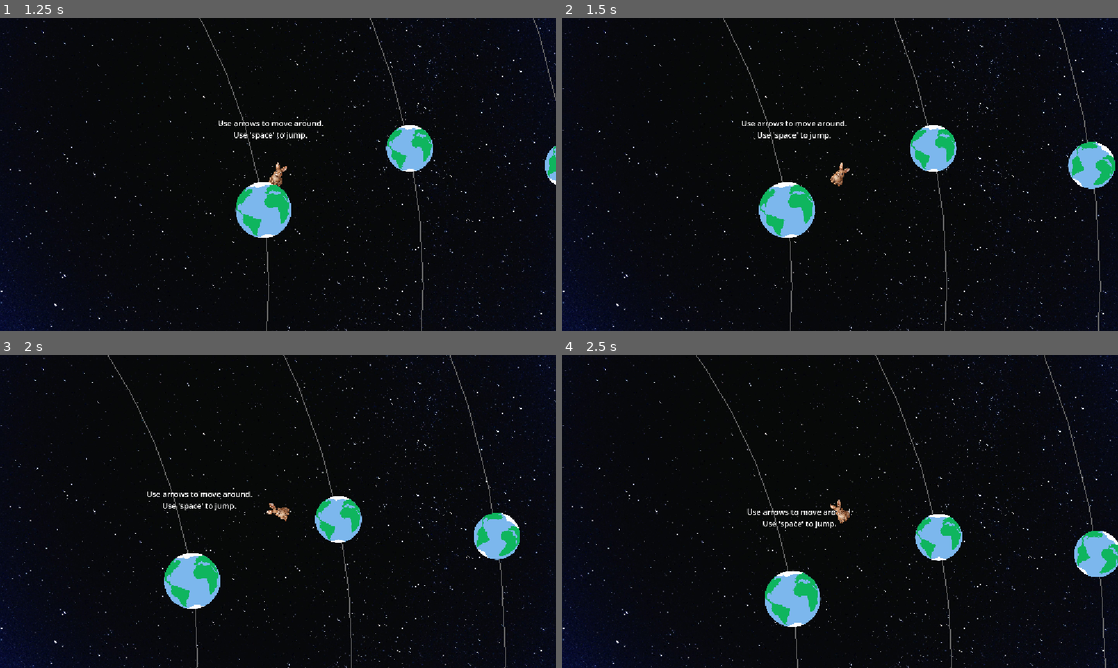
Above: before the commit, frames 1-4 (two rows, left to right).
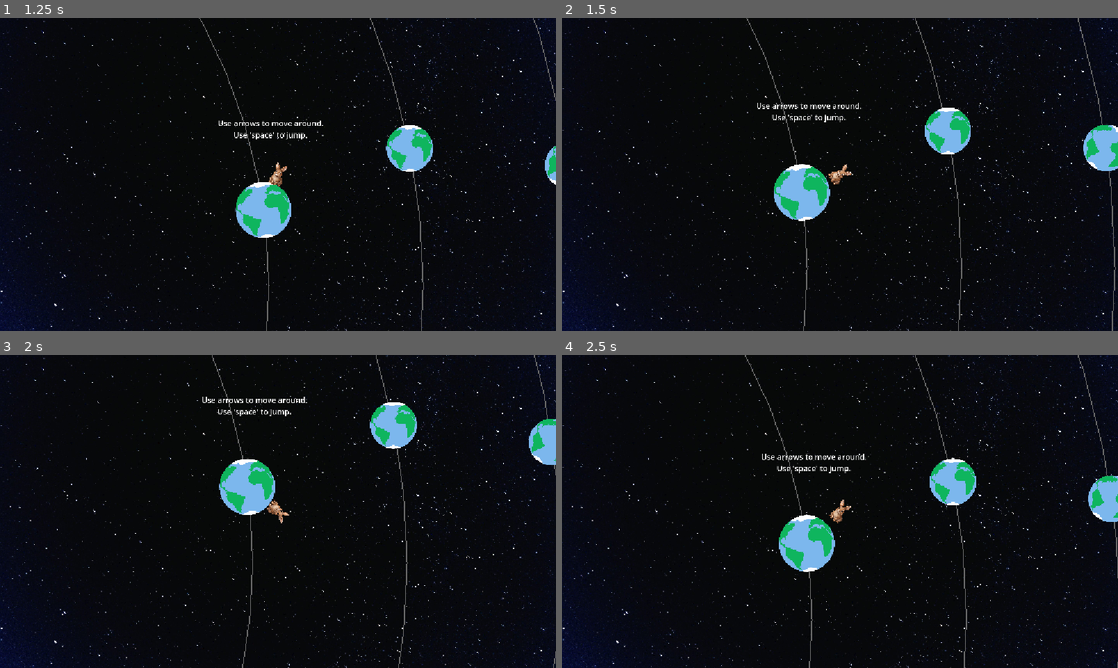
Above: after the commit, the same moments.

Repository: Dandandooo/planet-hopper
Game: Godot game, scene res://levels/main_menu.tscn
The game is run twice, just before and just after one commit, with the same random seed, the same clock (stepped at 60 frames per second) and the same inputs. Sound files missing from this copy of the repository are replaced by a short silence.
Inputs (mouse positions are in pixels of both pictures, inside the frame that each line leads up to):
- Up to frame 1 (1.25 s): click "New Game" at 0.5 s
- Up to frame 2 (1.5 s): tap E (radio) at 1.25 s; move the mouse to (962, 158) at 1.27 s; hold Right (right) from 1.28 s (still down); tap Space (jump) at 1.35 s; click (962, 158) at 1.42 s
- Up to frame 3 (2 s): keep holding Right (right); tap Space (jump) at 1.52, 1.82 s
- Up to frame 4 (2.5 s): tap E (radio) at 2, 2.1 s; move the mouse to (728, 527) at 2.02 s; release Right (right) at 2.03 s; hold Left (left) from 2.03 s (still down); tap Space (jump) at 2.27, 2.3 s

Frame 1 is identical in both runs. In frame 2, 6.1% of the frame differs, in the area x 29-100%, y 0-100%; in frame 3, 7.8%; in frame 4, 7.9%, in the area x 24-100%, y 0-100%.

Commit message:
added jump charge and bar to indicate

Diff:
--- a/components/wabbit.gd
+++ b/components/wabbit.gd
@@ -5,6 +5,15 @@
 @export_range(0, 1000, 50) var movespeed: float = 10
 @export_range(0, 1000, 50) var jumpspeed: float = 1000
 @export_range(0, 10, 1) var grav_strength: float = 3
+
+@export_range(0, 2000, 50) var jump_min: float = 300
+@export_range(0, 2000, 50) var jump_max: float = 1600
+@export var jump_charge_time: float = 1  # seconds to reach full power
+
+
+
+var is_charging_jump: bool = false
+var jump_charge: float = 0.0  # 0..jump_charge_time
 
 var death_sound = preload("res://assets/sound/yoda.mp3")
 var is_dead: bool = false
@@ -33,9 +42,14 @@
 var zoom_min_distance: float = 500
 @export var zoom_default_factor: float = 2.0
 @export_range(1, 5, 0.5) var zoom_out_factor: float = 4
+@onready var jump_bar: ProgressBar = $ProgressBar
 
 func _ready() -> void:
 	add_to_group("Player", true)
+	jump_bar.min_value = 0.0
+	jump_bar.max_value = 1.0      # we’ll feed a 0..1 fraction
+	jump_bar.value = 0.0
+	jump_bar.visible = false
 	var nodes: Array[Node] =  get_parent().find_children("*", "Celestial")
 	for node in nodes:
 		var planet = node as Celestial
@@ -64,8 +78,32 @@
 			current_planet_angle = atan2(planet_vector.y, planet_vector.x)
 	else:
 		_walk(delta)
-		if Input.is_action_pressed(inputs.jump):
-			launch(global_rotation - PI/2, jumpspeed)
+		#if Input.is_action_pressed(inputs.jump):
+		#	launch(global_rotation - PI/2, jumpspeed)
+		 # start charging on initial press (grounded)
+		if Input.is_action_just_pressed(inputs.jump) and not is_charging_jump:
+			is_charging_jump = true
+			jump_charge = 0.0
+			jump_charge = 0.0
+			jump_bar.visible = true
+			jump_bar.value = 0.0
+
+		# keep charging while held
+		if is_charging_jump and Input.is_action_pressed(inputs.jump):
+			jump_charge = min(jump_charge + delta, jump_charge_time)
+			jump_bar.value = jump_charge
+			print("jump held")
+			print(jump_charge)
+
+		# launch on release
+		if is_charging_jump and Input.is_action_just_released(inputs.jump):
+			var strength :float = jump_min + jump_charge * (jump_max-jump_min)
+			print("Jumping at")
+			print(strength)
+			launch(global_rotation - PI/2, strength, false)
+			is_charging_jump = false
+			jump_bar.visible = false
+			jump_bar.value = 0.0
 
 func _apply_gravity(delta: float) -> void:
 	var grav = Vector2(0, 0)
--- a/components/wabbit.tscn
+++ b/components/wabbit.tscn
@@ -8,6 +8,9 @@
 
 [sub_resource type="RectangleShape2D" id="RectangleShape2D_oga63"]
 size = Vector2(68, 80)
+
+[sub_resource type="StyleBoxFlat" id="StyleBoxFlat_xe7d7"]
+bg_color = Color(0.84313726, 0.73333335, 0, 0.8)
 
 [node name="Wabbit" type="CharacterBody2D"]
 slide_on_ceiling = false
@@ -47,3 +50,11 @@
 position = Vector2(-1, -22)
 scale = Vector2(0.65833336, 0.55833334)
 texture = ExtResource("3_xe7d7")
+
+[node name="ProgressBar" type="ProgressBar" parent="."]
+offset_left = -35.0
+offset_top = 61.0
+offset_right = 35.0
+offset_bottom = 88.0
+theme_override_styles/fill = SubResource("StyleBoxFlat_xe7d7")
+show_percentage = false
Not shown: 1 places in components/wabbit.tscn that only renumber resources
